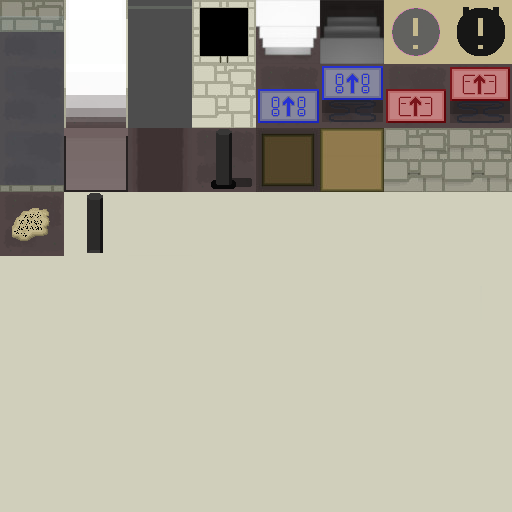
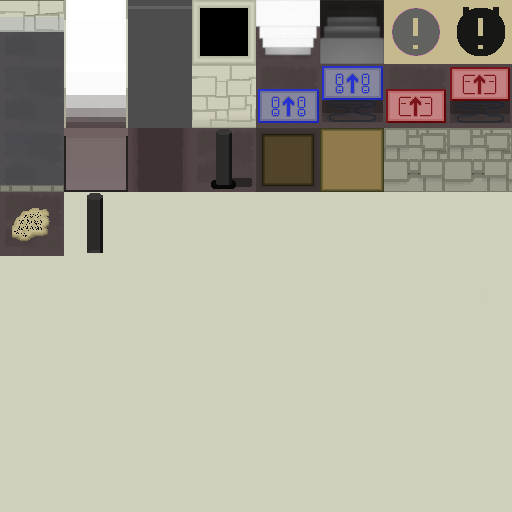
Layered file, before and after one edit (512x512). Changes by layer:
added layer "water" (18%) above "volume" over [left=0, top=17, right=64, bottom=32]
added layer "volume" above "gradient" over [left=0, top=1, right=256, bottom=128]
added layer "gradient" above "cave" over [left=193, top=0, right=256, bottom=64]
